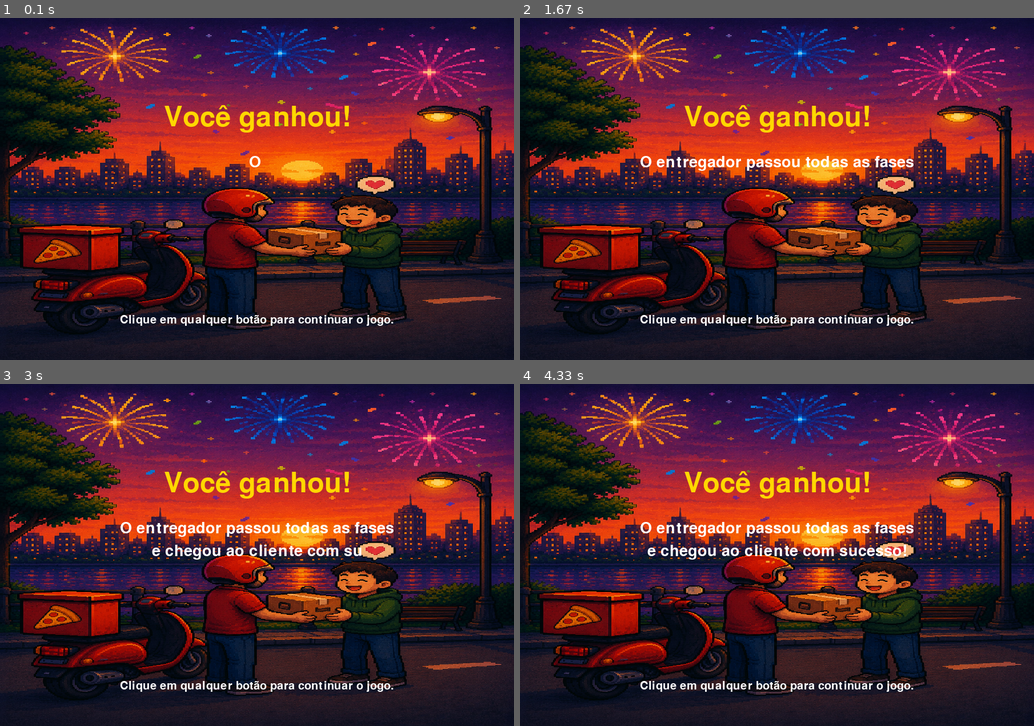
Above: before the commit, frames 1-4 (two rows, left to right).
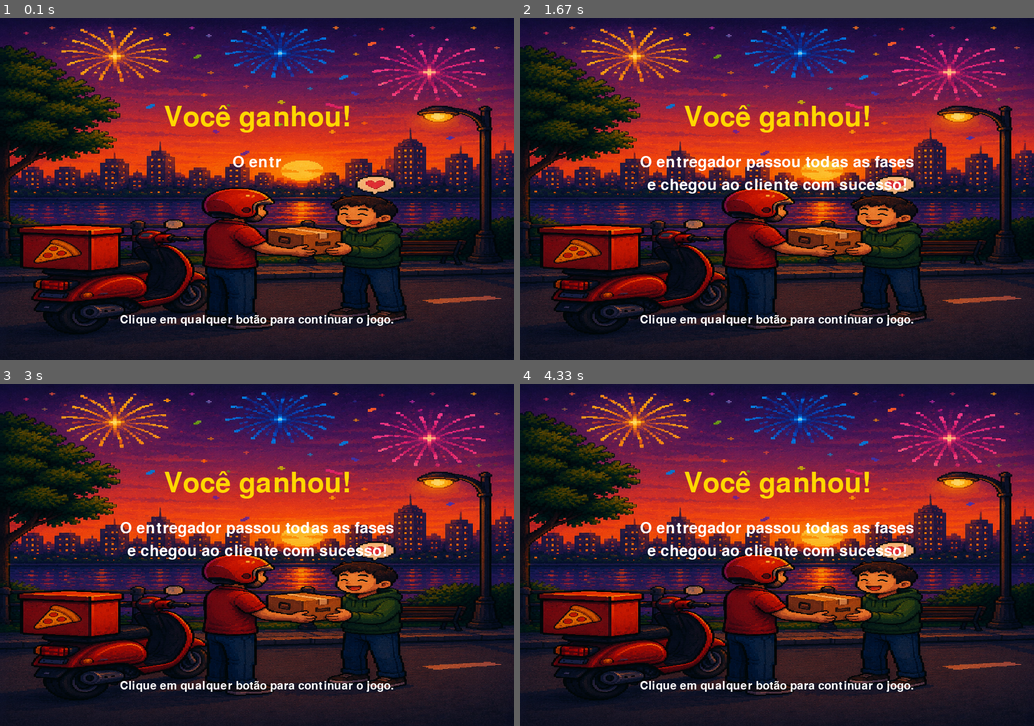
Above: after the commit, the same moments.

Repository: julienyinsper/PygameCERTO
Game: pygame game, started from ganhou.py
Two runs of this game, one before a commit and one after it. Both use one fixed random seed, a clock stepped at 60 frames per second and the inputs below.
Inputs:
- Up to frame 1 (0.1 s): no input
- Up to frame 2 (1.67 s): no input
- Up to frame 3 (3 s): no input
- Up to frame 4 (4.33 s): no input

The runs differ from the first frame. In frame 1, 0.1% of the frame differs, in the area x 45-55%, y 40-44%; in frame 2, 0.7%; in frame 3, 0.9%, in the area x 24-76%, y 47-52%; in frame 4, nothing differs.

Commit message:
Sons ganho

Diff:
--- a/ganhou.py
+++ b/ganhou.py
@@ -3,6 +3,7 @@
 import time
 
 pygame.init()
+pygame.mixer.init()
 
 # Gera tela principal
 WIDTH = 900
@@ -10,16 +11,28 @@
 window = pygame.display.set_mode((WIDTH, HEIGHT))
 pygame.display.set_caption("Entregando")
 
+clock = pygame.time.Clock()
+
 # Carrega imagem de fundo
 imagem_fundo = pygame.image.load('Assets/Imagens/Ganhou.png').convert()
 imagem_fundo = pygame.transform.scale(imagem_fundo, (WIDTH, HEIGHT))
+
+# Sons
+som_ganhou = pygame.mixer.Sound("Assets/Sons/Ganhou.mp3")
+musica_fundo = "Assets/Sons/Telainicio.mp3"
 
 
 # Função para mostrar a tela de vitória
 def entrega_concluida():
 
-    # Fundo parado
-    window.blit(imagem_fundo, (0, 0))
+    # TOCA O SOM DE VITÓRIA
+    som_ganhou.play()
+
+    # Marca o tempo inicial
+    tempo_inicio = pygame.time.get_ticks()
+
+    # Controla se a música já começou
+    musica_iniciada = False
 
     # Título
     title_font = pygame.font.SysFont(None, 72)
@@ -41,15 +54,7 @@
         (255, 255, 255)
     )
 
-    # Desenha título
-    window.blit(
-        title,
-        (WIDTH // 2 - title.get_width() // 2, HEIGHT // 4)
-    )
-
-    pygame.display.flip()
-
-    # Texto aparecendo letra por letra
+    # Texto animado
     for i, line in enumerate(acontecimento):
 
         rendered_line = ""
@@ -64,15 +69,31 @@
                 (255, 255, 255)
             )
 
-            # Fundo parado
+            # Eventos durante animação
+            for event in pygame.event.get():
+
+                if event.type == pygame.QUIT:
+                    pygame.quit()
+                    exit()
+
+            # Começa música após 2 segundos
+            if not musica_iniciada and pygame.time.get_ticks() - tempo_inicio >= 2000:
+
+                pygame.mixer.music.load(musica_fundo)
+                pygame.mixer.music.play(-1)
+
+                musica_iniciada = True
+
+            # Fundo
             window.blit(imagem_fundo, (0, 0))
 
+            # Título
             window.blit(
                 title,
                 (WIDTH // 2 - title.get_width() // 2, HEIGHT // 4)
             )
 
-            # Mostra linhas anteriores
+            # Linhas anteriores
             for j in range(i):
 
                 previous_text = font.render(
@@ -108,9 +129,7 @@
             )
 
             pygame.display.flip()
-            pygame.time.wait(50)
-
-    pygame.display.flip()
+            clock.tick(60)
 
     # Espera clique ou tecla
     waiting = True
@@ -126,6 +145,49 @@
             if event.type == pygame.KEYUP or event.type == pygame.MOUSEBUTTONUP:
                 waiting = False
 
+        # Garante que a música comece mesmo se ainda não começou
+        if not musica_iniciada and pygame.time.get_ticks() - tempo_inicio >= 2000:
+
+            pygame.mixer.music.load(musica_fundo)
+            pygame.mixer.music.play(-1)
+
+            musica_iniciada = True
+
+        # Redesenha tela
+        window.blit(imagem_fundo, (0, 0))
+
+        window.blit(
+            title,
+            (WIDTH // 2 - title.get_width() // 2, HEIGHT // 4)
+        )
+
+        for j, linha in enumerate(acontecimento):
+
+            texto = font.render(
+                linha,
+                True,
+                (255, 255, 255)
+            )
+
+            window.blit(
+                texto,
+                (
+                    WIDTH // 2 - texto.get_width() // 2,
+                    HEIGHT // 3 + 40 * (j + 1)
+                )
+            )
+
+        window.blit(
+            inicio,
+            (
+                WIDTH // 2 - inicio.get_width() // 2,
+                HEIGHT - 80
+            )
+        )
+
+        pygame.display.flip()
+        clock.tick(60)
+
     import jogo
 
 
Not shown, added: Assets/Sons/Ganhou.mp3
